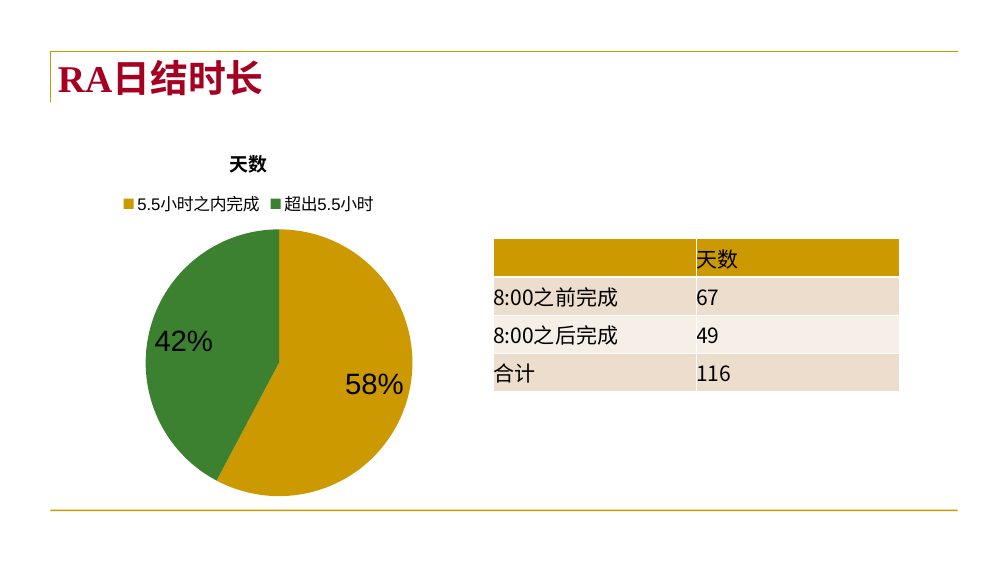
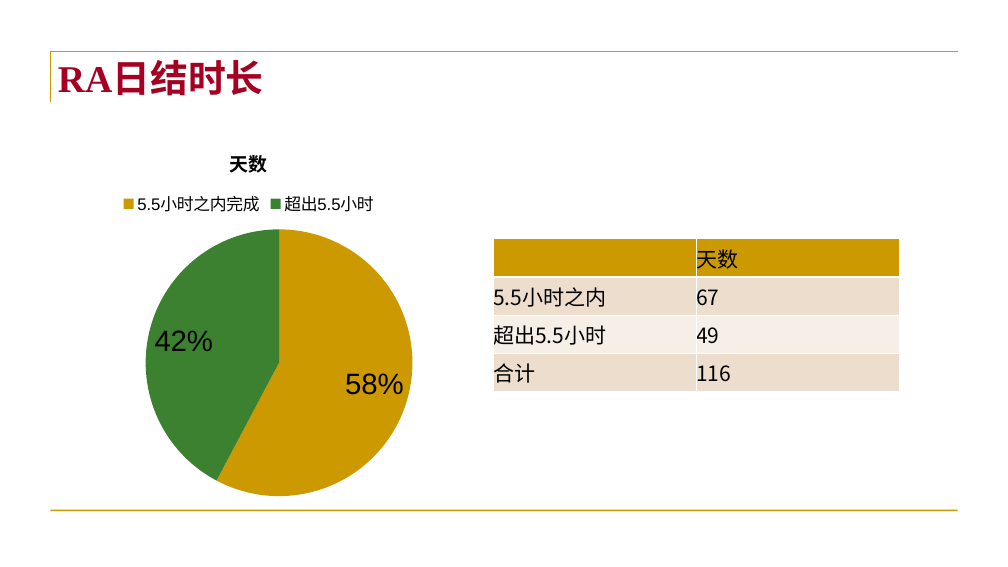
Before and after one commit to tigeryangjin/BBG, a slide deck: slide 3 of 软维组工作汇报/汇报PPT/RA工作汇报_2016-04-25.pptx. Drawn at 1008x567 pixels with LibreOffice and Linux fonts; fonts in the diff are those of the drawing; background and template pictures are left out. Boxes give left, top, right and bottom in pixels: in the first picture for what was removed or moved away, otherwise in the second. Text is boxed around its words. In the diff, an @@ line names an element or a change of style, - is before the commit and + after.

```diff
--- a/软维组工作汇报/汇报PPT/RA工作汇报_2016-04-25.pptx
+++ b/软维组工作汇报/汇报PPT/RA工作汇报_2016-04-25.pptx
@@ table at box(493, 239, 900, 392) @@
-row 2, column 1: 8:00之前完成
+row 2, column 1: 5.5小时之内
-row 3, column 1: 8:00之后完成
+row 3, column 1: 超出5.5小时
```
Also in this commit, not shown: 5 other slides changed, 16 other files.
